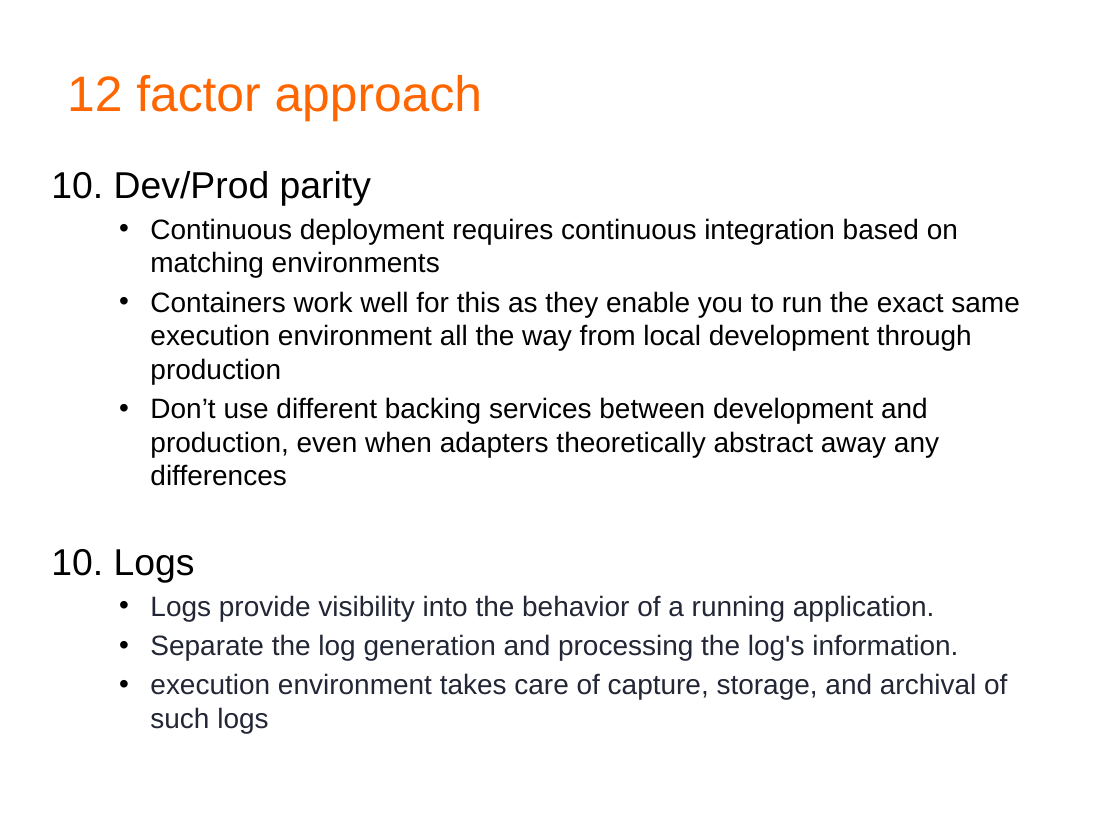
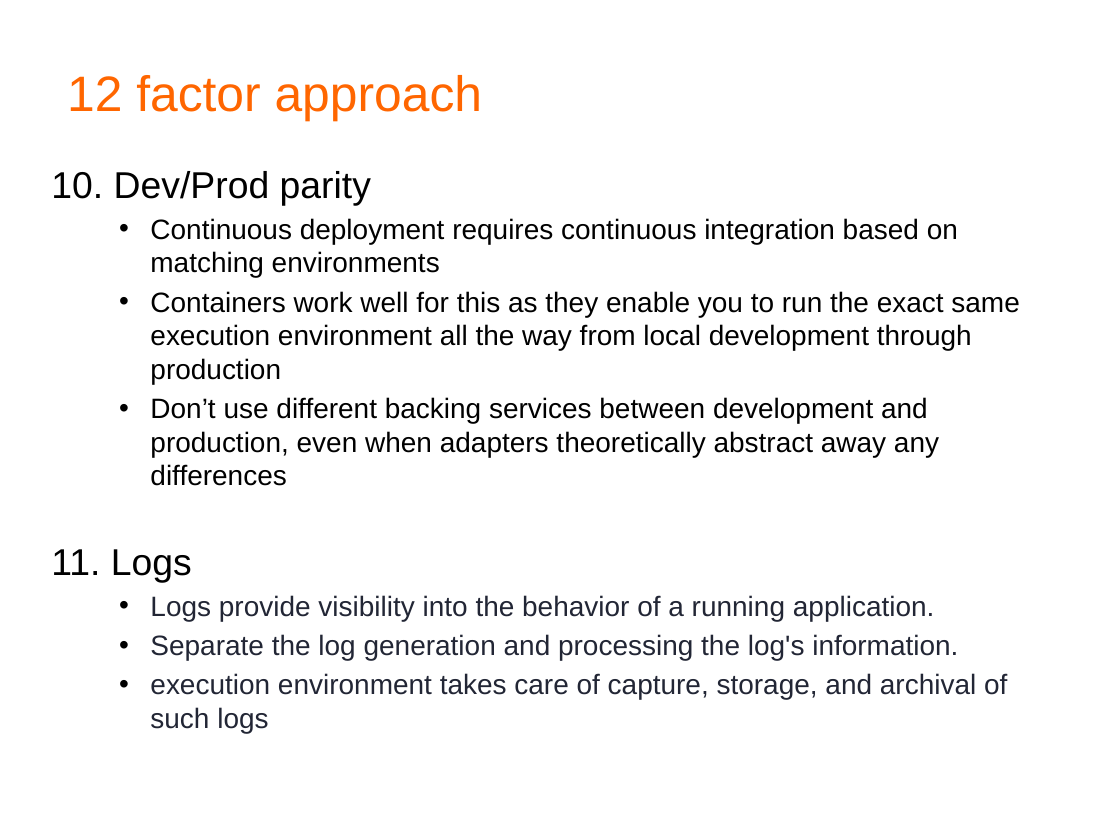
Before and after one commit to ramanakv/training, a slide deck: slide 10 of Spring Boot Microservices.pptx. Drawn at 1120x840 pixels with LibreOffice and Linux fonts; fonts in the diff are those of the drawing; background and template pictures are left out. Boxes give left, top, right and bottom in pixels: in the first picture for what was removed or moved away, otherwise in the second. Text is boxed around its words. In the diff, an @@ line names an element or a change of style, - is before the commit and + after.

```diff
--- a/Spring Boot Microservices.pptx
+++ b/Spring Boot Microservices.pptx
@@ text at <box>51,549,192,583</box>: text changed @@
-10. Logs
+11. Logs
```
Also in this commit, not shown: 1 other slide changed, 1 slide added, 30 other files.
